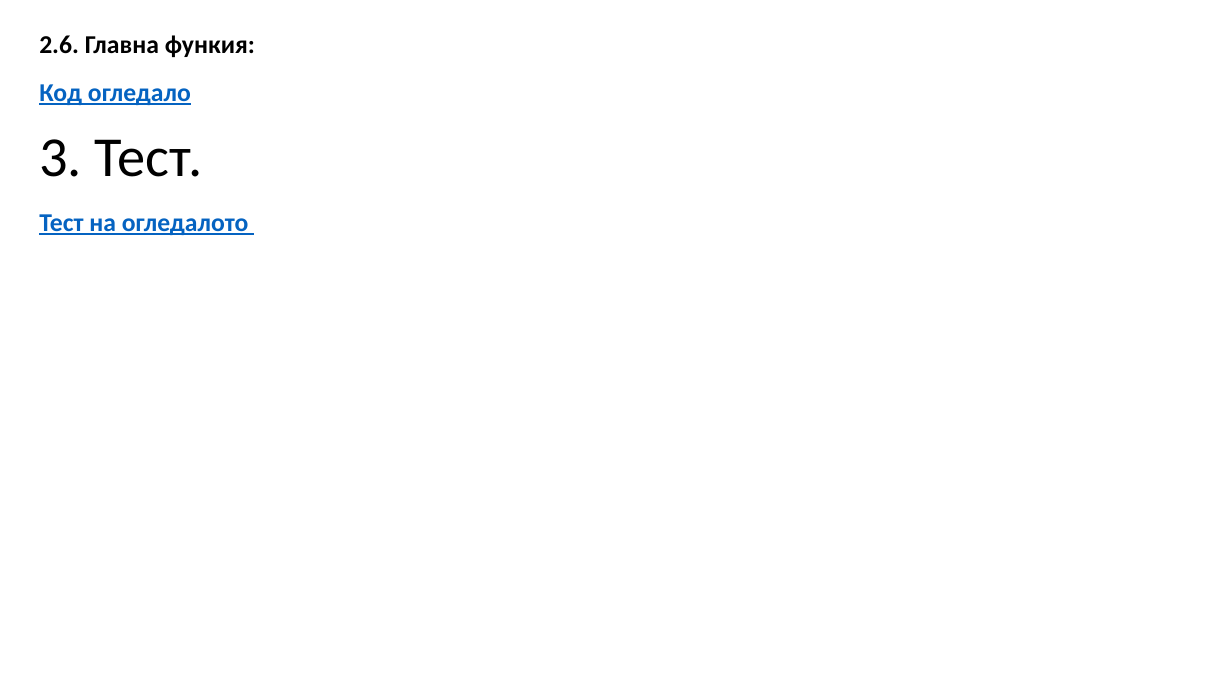
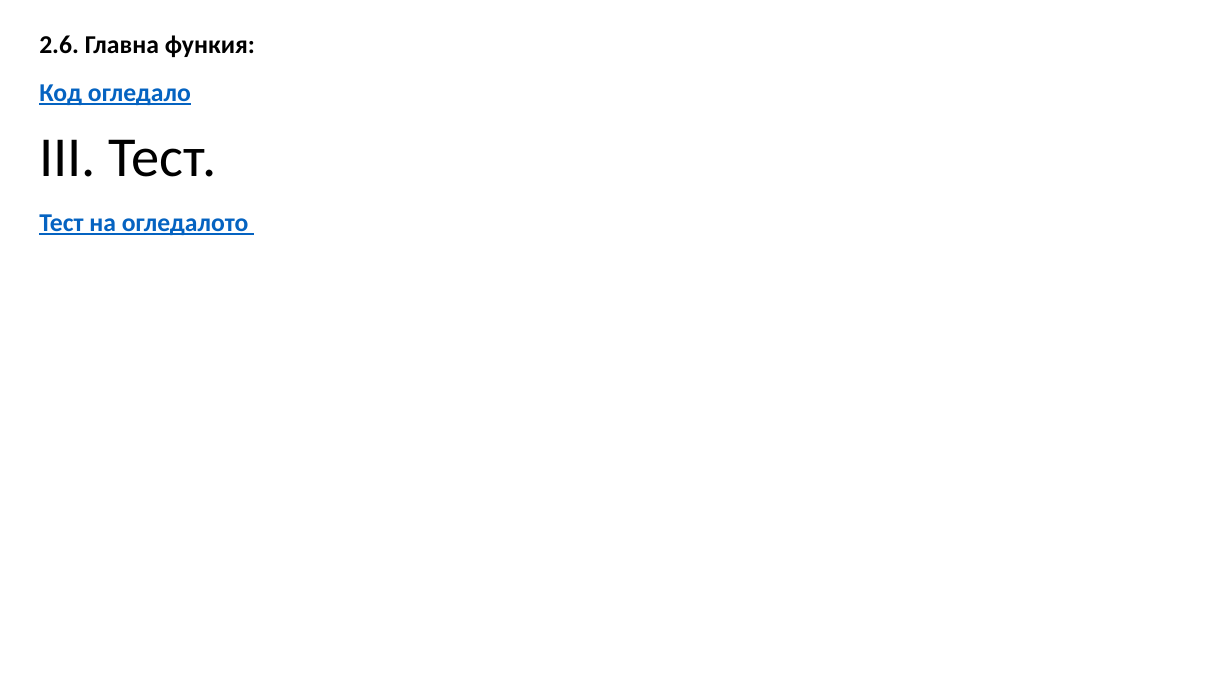
Before and after one commit to AlPagkou/EMZ-Project, a slide deck: slide 10 of ЕМЗ Проект.pptx (slide 8 before the commit). Drawn at 1232x693 pixels with LibreOffice and Linux fonts; fonts in the diff are those of the drawing. Boxes give left, top, right and bottom in pixels: in the first picture for what was removed or moved away, otherwise in the second. Text is boxed around its words. In the diff, an @@ line names an element or a change of style, - is before the commit and + after.

```diff
--- a/ЕМЗ Проект.pptx
+++ b/ЕМЗ Проект.pptx
@@ text at (39, 139, 217, 177): text changed @@
-3. Тест.
+III. Тест.
```
Also in this commit, not shown: 4 other slides changed, 2 slides added, 3 other files.
